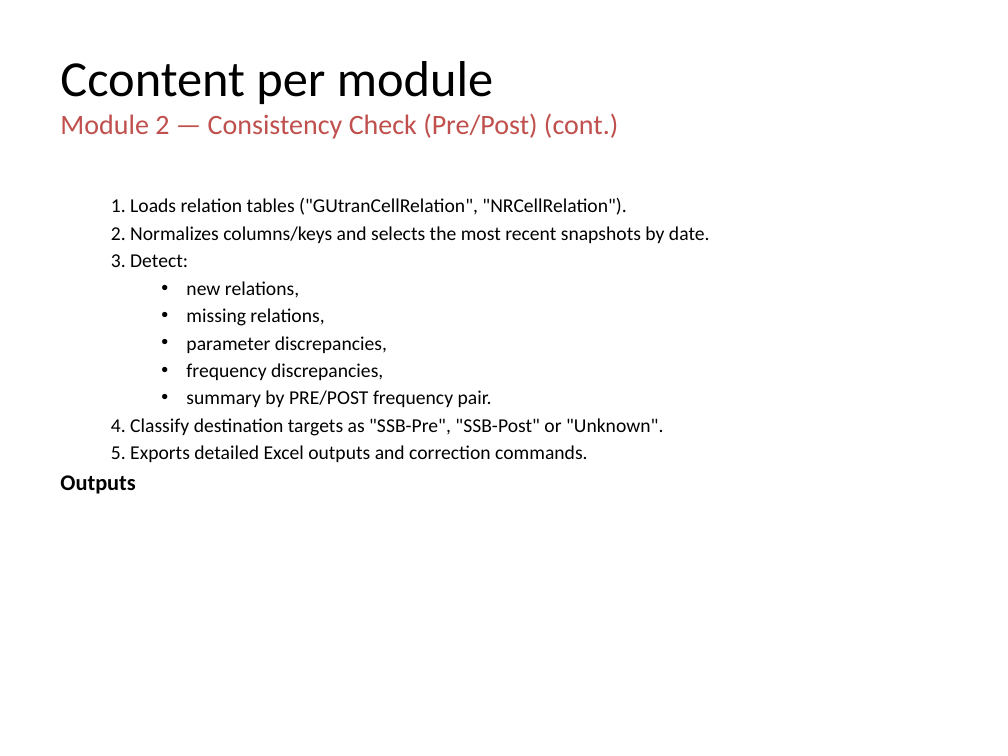
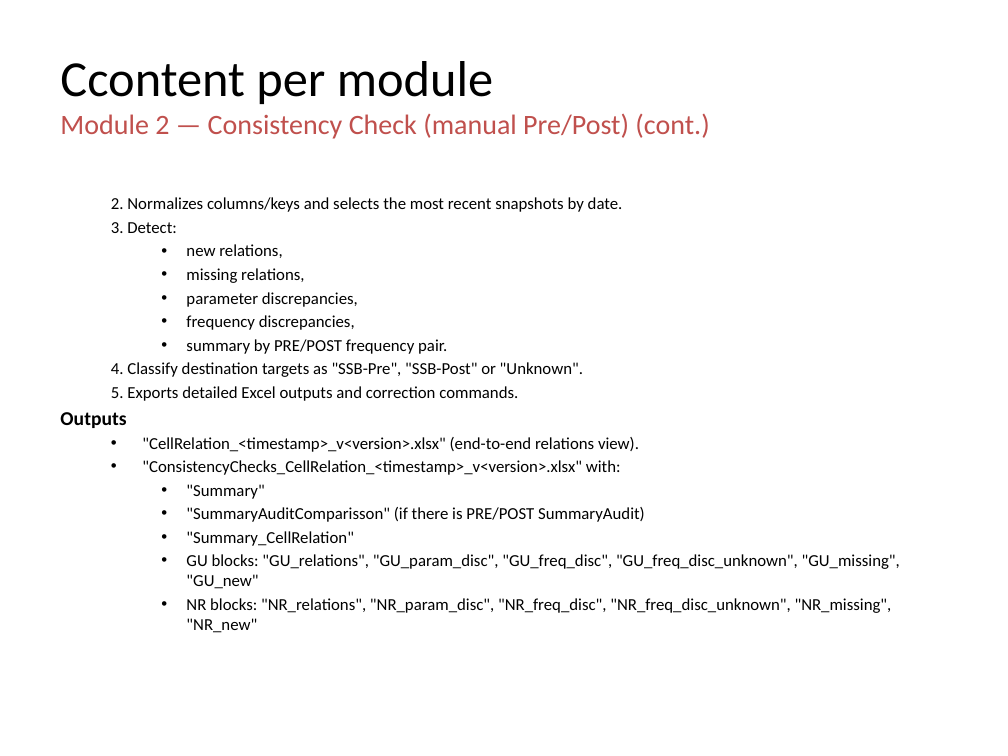
Before and after one commit to jaimetur/SSB_RetuningAutomations, a slide deck: slide 18 of help/User-Guide-SSB-Retuning-Automations-v0.7.4.pptx (slide 22 before the commit). Drawn at 1008x756 pixels with LibreOffice and Linux fonts; fonts in the diff are those of the drawing; background and template pictures are left out. Boxes give left, top, right and bottom in pixels: in the first picture for what was removed or moved away, otherwise in the second. Text is boxed around its words. In the diff, an @@ line names an element or a change of style, - is before the commit and + after.

Commit message:
- Updated Technical User Guide - Refactored tools module names

```diff
--- a/help/User-Guide-SSB-Retuning-Automations-v0.7.4.pptx
+++ b/help/User-Guide-SSB-Retuning-Automations-v0.7.4.pptx
@@ title at (x1=60, y1=114, x2=709, y2=139): text changed @@
-Module 2 — Consistency Check (Pre/Post) (cont.)
+Module 2 — Consistency Check (manual Pre/Post) (cont.)
@@ text at (x1=60, y1=197, x2=623, y2=428): size 14 to 12 pt in "2. Normalizes columns/keys and selects the most ...", "3. Detect:", "new relations,", "missing relations," and 5 more places; size 16 to 14 pt in "Outputs"; indent changed @@
@@ text at (x1=111, y1=198, x2=626, y2=215): paragraph removed @@
-  1. Loads relation tables ("GUtranCellRelation", "NRCellRelation").
@@ text at (x1=142, y1=437, x2=900, y2=633): paragraphs added @@
+  • "CellRelation_<timestamp>_v<version>.xlsx" (end-to-end relations view).
+  • "ConsistencyChecks_CellRelation_<timestamp>_v<version>.xlsx" with:
+    • "Summary"
+    • "SummaryAuditComparisson" (if there is PRE/POST SummaryAudit)
+    • "Summary_CellRelation"
+    • GU blocks: "GU_relations", "GU_param_disc", "GU_freq_disc", "GU_freq_disc_unknown", "GU_missing", "GU_new"
+    • NR blocks: "NR_relations", "NR_param_disc", "NR_freq_disc", "NR_freq_disc_unknown", "NR_missing", "NR_new"
```
Also in this commit, not shown: 55 other slides changed, 8 slides removed, 11 other files.
